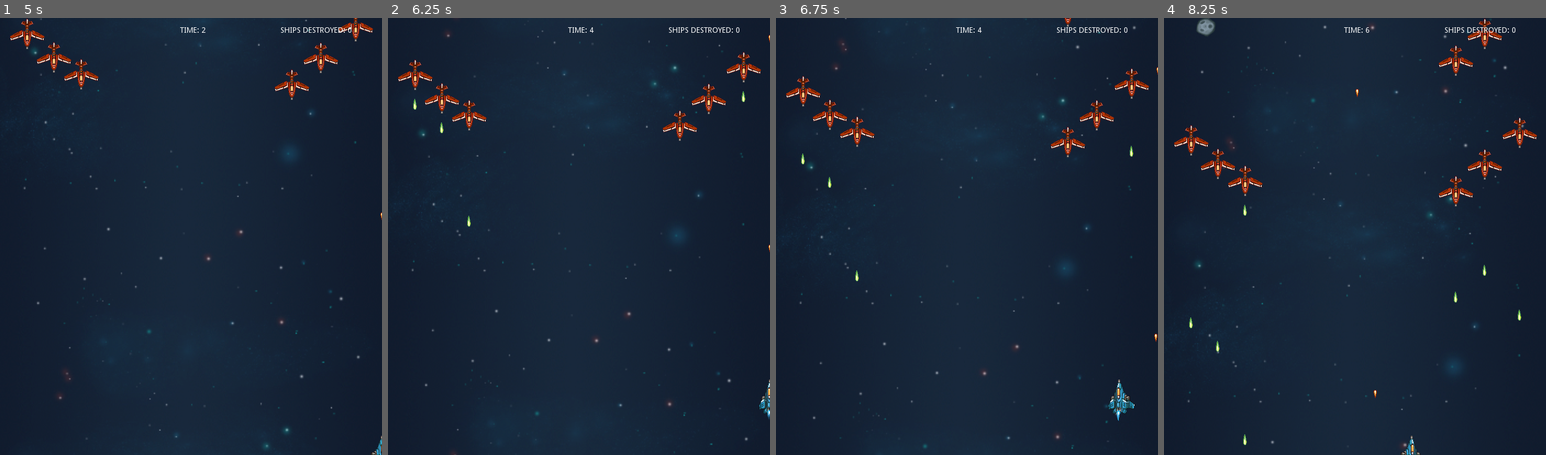
Above: before the commit, frames 1-4 (left to right).
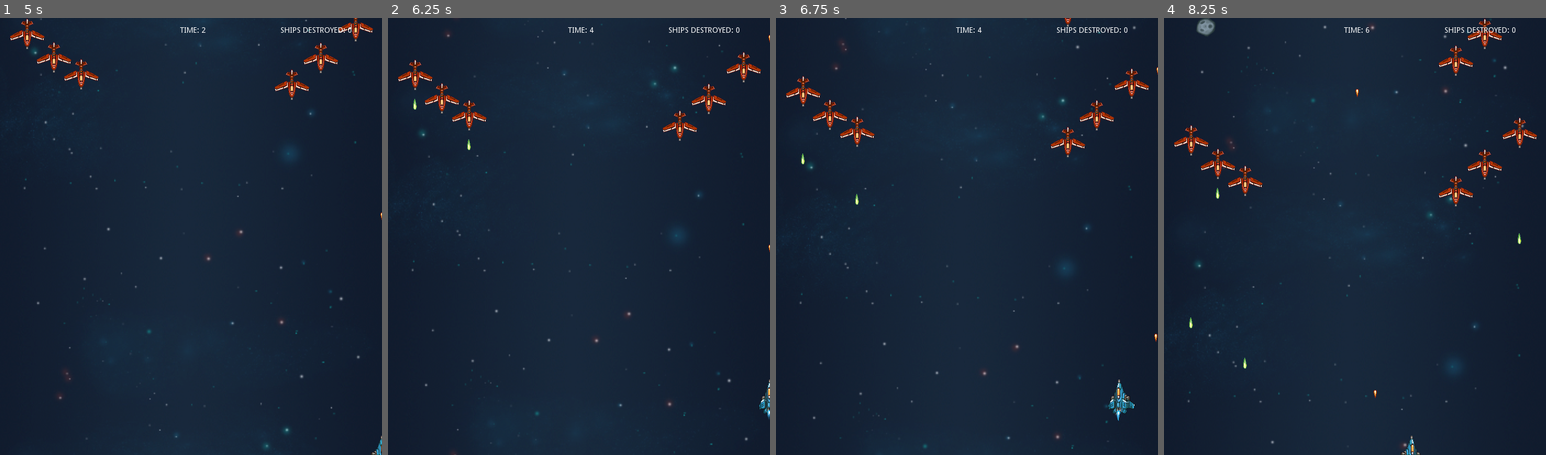
Above: after the commit, the same moments.

Repository: jdibble21/FP-Space-Odyssey
Game: Godot game, scene res://src/Menu.tscn
Same seed, same stepped clock (60 frames per second), same inputs: the game is played once before the commit and once after it.
Inputs (mouse positions are in pixels of both pictures, inside the frame that each line leads up to):
- Up to frame 1 (5 s): click "PLAY!" at 0.5 s; click "PLAY!" at 1.25 s; click "Level One" at 2 s; move the mouse to (275, 214) at 2.77 s; hold D (move_right) 2.78-3.53 s; click (275, 214) at 2.85 s; move the mouse to (114, 258) at 3.52 s; hold S (move_down) 3.53-4.28 s; click (114, 258) at 3.6 s; move the mouse to (229, 140) at 4.27 s; hold D (move_right) from 4.28 s (still down); click (229, 140) at 4.35 s
- Up to frame 2 (6.25 s): move the mouse to (559, 323) at 5.02 s; release D (move_right) at 5.03 s; hold W (move_up) 5.03-5.78 s; click (559, 323) at 5.1 s; move the mouse to (693, 302) at 5.77 s; hold A (move_left) from 5.78 s (still down); click (693, 302) at 5.85 s
- Up to frame 3 (6.75 s): keep holding A (move_left); move the mouse to (852, 170) at 6.52 s; click (852, 170) at 6.6 s
- Up to frame 4 (8.25 s): move the mouse to (1374, 236) at 7.27 s; release A (move_left) at 7.28 s; hold S (move_down) 7.28-8.03 s; click (1374, 236) at 7.35 s; move the mouse to (1297, 127) at 8.02 s; hold D (move_right) from 8.03 s (still down); click (1297, 127) at 8.1 s

Frame 1 is identical in both runs. In frame 2, less than 0.1% of the frame differs, in the area x 13-94%, y 16-48%; in frame 3, less than 0.1%; in frame 4, 0.2%, in the area x 13-94%, y 38-98%.

Commit message:
Add health powerup

Diff:
--- a/project/src/Player/Player.gd
+++ b/project/src/Player/Player.gd
@@ -53,6 +53,8 @@
 
 
 func _on_HitBox_hit(area):
+	if area.is_in_group("health_powerup"):
+		_player_lives += 1
 	if area.is_in_group("hazard"):
 		emit_signal("player_hit")
 		_player_lives -= 1
--- /dev/null
+++ b/project/src/PowerUps/LifePowerUp.gd
@@ -0,0 +1,8 @@
+# Detects when player enters powerup area, plays collect sound
+# and deletes itself
+extends Area2D
+
+func _on_LifePowerUp_area_entered(area):
+	if area.is_in_group("player"):
+		$PickupSound.play()
+		queue_free()
--- /dev/null
+++ b/project/src/PowerUps/LifePowerUp.tscn
@@ -0,0 +1,24 @@
+[gd_scene load_steps=5 format=2]
+
+[ext_resource path="res://assets/PixelSpaceRage/256px/Powerup_Health_png_processed.png" type="Texture" id=1]
+[ext_resource path="res://src/PowerUps/LifePowerUp.gd" type="Script" id=2]
+[ext_resource path="res://assets/sound_assets/173324__soundnimja__coin-3.ogg" type="AudioStream" id=3]
+
+[sub_resource type="RectangleShape2D" id=1]
+extents = Vector2( 22.063, 12.5383 )
+
+[node name="LifePowerUp" type="Area2D" groups=[
+"health_powerup",
+]]
+script = ExtResource( 2 )
+
+[node name="Sprite" type="Sprite" parent="."]
+texture = ExtResource( 1 )
+
+[node name="CollisionShape2D" type="CollisionShape2D" parent="."]
+shape = SubResource( 1 )
+
+[node name="PickupSound" type="AudioStreamPlayer2D" parent="."]
+stream = ExtResource( 3 )
+bus = "SFX"
+[connection signal="area_entered" from="." to="." method="_on_LifePowerUp_area_entered"]
--- a/project/src/StandardEnemies/StandardEnemyEasy.gd
+++ b/project/src/StandardEnemies/StandardEnemyEasy.gd
@@ -7,6 +7,7 @@
 
 var _initial_fire_delay := randi()%6+1
 var _fire_delay := randi()%8+2
+var _powerup_drop_chance := randi()%4+1
 var _time_elapsed := 0.0
 
 func _ready():
Binary file added: project/assets/PixelSpaceRage/256px/Powerup_Health_png_processed.png
Not shown, added: project/assets/PixelSpaceRage/256px/Powerup_Health_png_processed.png.import
Not shown, added: project/assets/sound_assets/173324__soundnimja__coin-3.ogg.import
Not shown, added: project/assets/sound_assets/173324__soundnimja__coin-3.ogg
